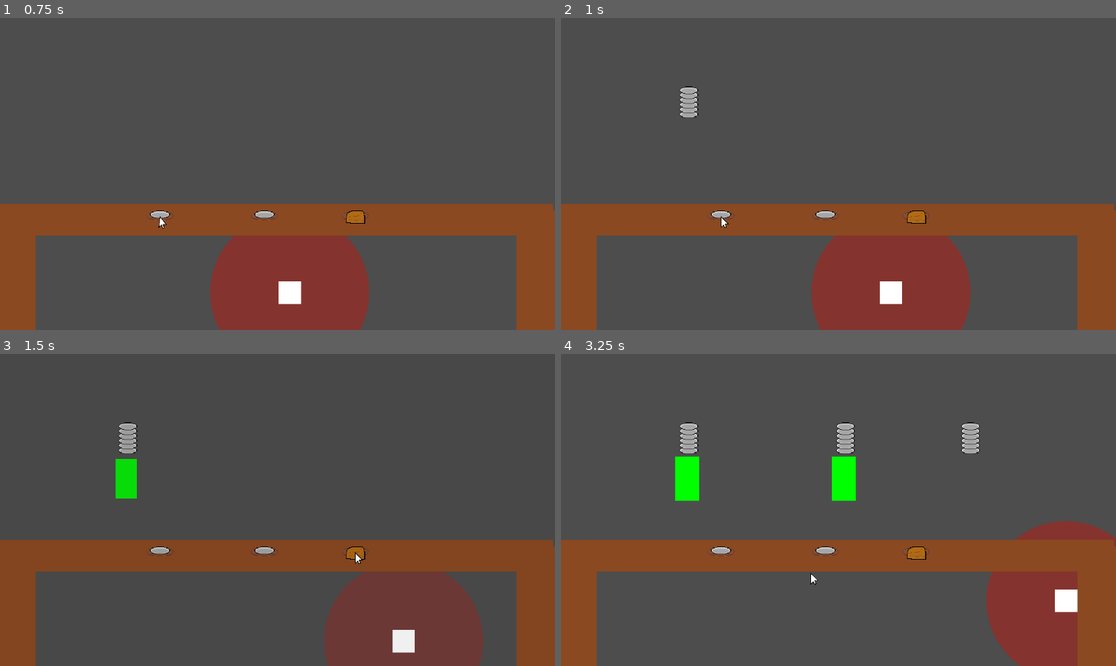
Above: before the commit, frames 1-4 (two rows, left to right).
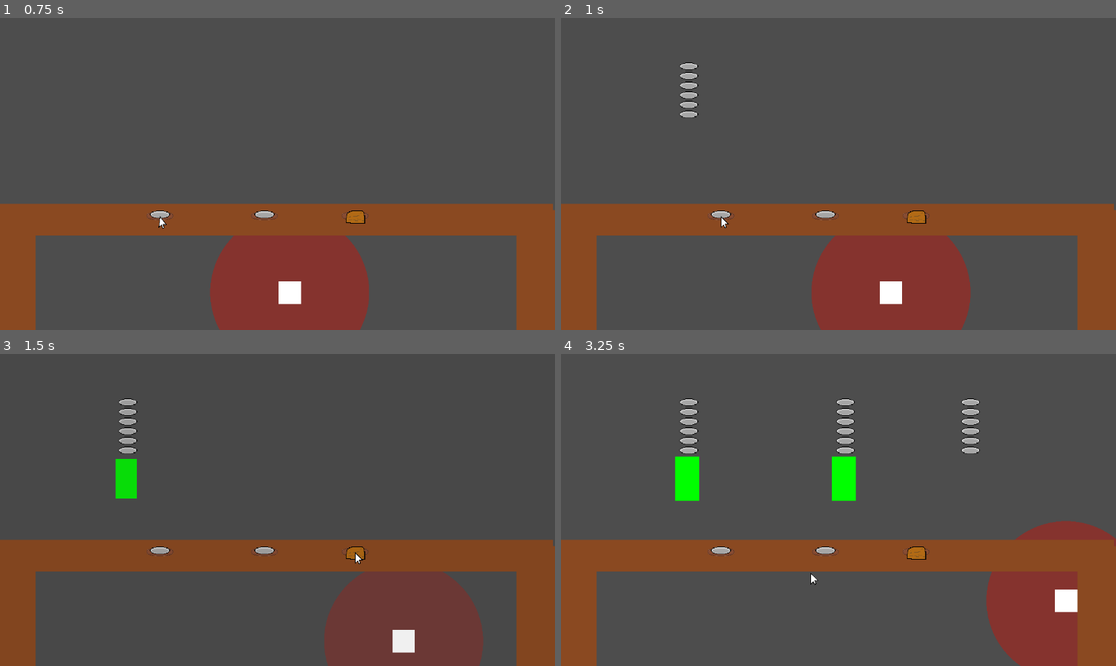
Above: after the commit, the same moments.

Repository: Someoneyeeting/Cookinggame
Game: Godot game, scene res://testscene.tscn
The game is run twice, just before and just after one commit, with the same random seed, the same clock (stepped at 60 frames per second) and the same inputs.
Inputs (mouse positions are in pixels of both pictures, inside the frame that each line leads up to):
- Up to frame 1 (0.75 s): tap Enter (ui_accept) at 0.5 s; move the mouse to (160, 214) at 0.52 s; hold D (right) from 0.53 s (still down); click (160, 214) at 0.6 s
- Up to frame 2 (1 s): keep holding D (right); tap Enter (ui_accept) at 0.77 s
- Up to frame 3 (1.5 s): move the mouse to (355, 550) at 1.27 s; release D (right) at 1.28 s; hold S (down) from 1.28 s (still down); right-click (355, 550) at 1.35 s
- Up to frame 4 (3.25 s): tap Enter (ui_accept) at 1.52, 3.02 s; move the mouse to (827, 550) at 2.02 s; release S (down) at 2.03 s; hold D (right) 2.03-2.78 s; hold Shift (sprint) 2.03-2.78 s; move the mouse to (810, 572) at 2.77 s; hold W (up) from 2.78 s (still down); click (810, 572) at 2.85 s

Frame 1 is identical in both runs. In frame 2, 0.3% of the frame differs, in the area x 21-25%, y 14-31%; in frame 3, 0.3%; in frame 4, 1.0%, in the area x 21-76%, y 14-31%.

Commit message:
customer anixety

Diff:
--- a/customer.gd
+++ b/customer.gd
@@ -35,6 +35,14 @@
 	else:
 		$ColorRect.color = Color.RED
 
+	var count = Globals.player.plate.get_count()
+	if(count < 35):
+		$ColorRect.position.x = -61.0
+		$GPUParticles2D.emitting = false
+	else:
+		$ColorRect.position.x = -61.0 + (randf_range(count,-count) - 35) / 32
+		$GPUParticles2D.emitting = true
+
 
 func _on_outanimation_timeout() -> void:
 	visible = not visible
--- a/customer.tscn
+++ b/customer.tscn
@@ -1,9 +1,10 @@
-[gd_scene load_steps=10 format=3 uid="uid://bdyj043bq4k8a"]
+[gd_scene load_steps=14 format=3 uid="uid://bdyj043bq4k8a"]
 
 [ext_resource type="Script" uid="uid://cywu00c7grb7k" path="res://customer.gd" id="1_7tiyv"]
 [ext_resource type="Resource" uid="uid://t2e4d80gjvjk" path="res://recipes/plates.tres" id="2_co351"]
 [ext_resource type="AudioStream" uid="uid://7nnlmkbdcq2" path="res://explosion2.wav" id="2_r8ta2"]
 [ext_resource type="PackedScene" uid="uid://cu8x5k10nnpnb" path="res://recipe_display.tscn" id="3_f7asb"]
+[ext_resource type="Texture2D" uid="uid://c3rbelrku3jqb" path="res://sweat.png" id="5_gn8fi"]
 
 [sub_resource type="Animation" id="Animation_r8ta2"]
 length = 0.001
@@ -73,6 +74,24 @@
 [sub_resource type="RectangleShape2D" id="RectangleShape2D_7tiyv"]
 size = Vector2(50, 92)
 
+[sub_resource type="Curve" id="Curve_eas7q"]
+_data = [Vector2(0, 0.258427), 0.0, 0.0, 0, 0, Vector2(0.375, 0.932584), -1.00417, -1.00417, 0, 0, Vector2(1, 0), 0.0, 0.0, 0, 0]
+point_count = 3
+
+[sub_resource type="CurveTexture" id="CurveTexture_0rcyg"]
+curve = SubResource("Curve_eas7q")
+
+[sub_resource type="ParticleProcessMaterial" id="ParticleProcessMaterial_frhio"]
+particle_flag_disable_z = true
+emission_shape = 3
+emission_box_extents = Vector3(20.05, 20.005, 1)
+gravity = Vector3(0, 98, 0)
+damping_min = 75.288
+damping_max = 90.23
+scale_min = 0.2
+scale_max = 0.3
+alpha_curve = SubResource("CurveTexture_0rcyg")
+
 [node name="Customer" type="Node2D"]
 y_sort_enabled = true
 script = ExtResource("1_7tiyv")
@@ -108,4 +127,11 @@
 [node name="RecipeDisplay" parent="." instance=ExtResource("3_f7asb")]
 position = Vector2(3, -54)
 
+[node name="GPUParticles2D" type="GPUParticles2D" parent="."]
+emitting = false
+amount = 6
+texture = ExtResource("5_gn8fi")
+lifetime = 2.0
+process_material = SubResource("ParticleProcessMaterial_frhio")
+
 [connection signal="timeout" from="outanimation" to="." method="_on_outanimation_timeout"]
--- a/recipe_display.tscn
+++ b/recipe_display.tscn
@@ -13,7 +13,7 @@
 	items.reverse()
 	for i in items:
 		var sp := Sprite2D.new()
-		sp.position.y = -get_child_count() * 10
+		sp.position.y = -get_child_count() * 20
 		sp.texture = i.texture
 		sp.scale *= 1.2
 		add_child(sp)
Binary file added: sweat.png
Not shown, added: sweat.png.import
